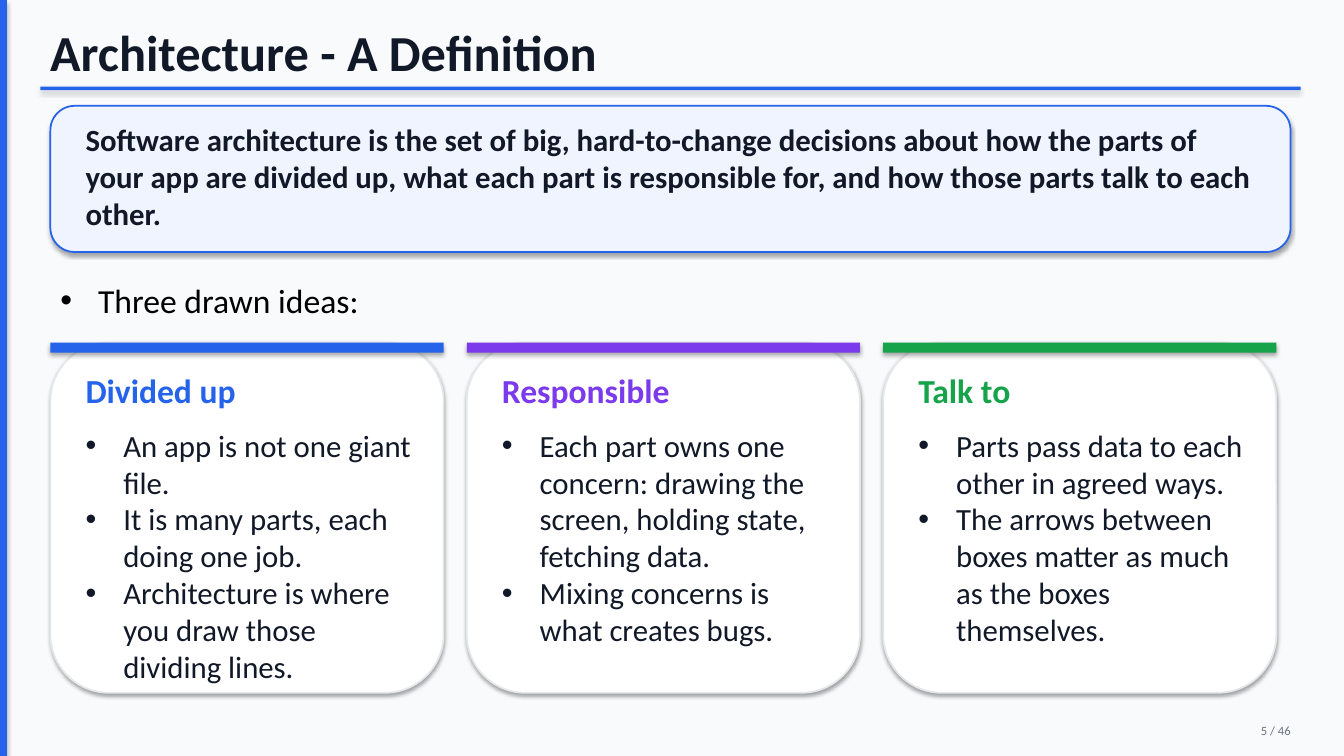
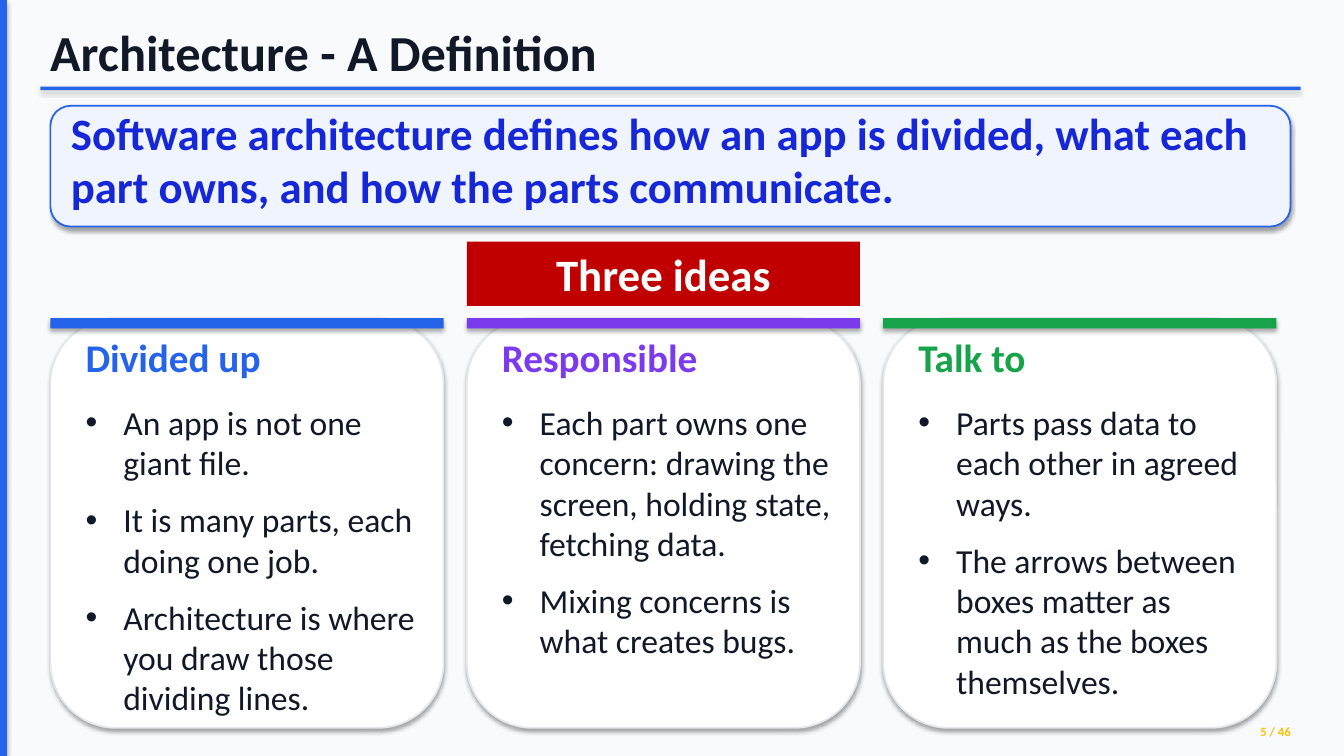
Before and after one commit to wlasitz-jeremy/Mobile-Application-Development-CPRG-303, a slide deck: slide 5 of Unit 3/Mobile_Architecture_updated.pptx. Drawn at 1344x756 pixels with LibreOffice and Linux fonts; fonts in the diff are those of the drawing; background and template pictures are left out. Boxes give left, top, right and bottom in pixels: in the first picture for what was removed or moved away, otherwise in the second. Text is boxed around its words. In the diff, an @@ line names an element or a change of style, - is before the commit and + after.

```diff
--- a/Unit 3/Mobile_Architecture_updated.pptx
+++ b/Unit 3/Mobile_Architecture_updated.pptx
@@ rounded rectangle resized from (x1=50, y1=106, x2=1291, y2=252) to (x1=50, y1=106, x2=1291, y2=227) @@
@@ text at (x1=71, y1=118, x2=1247, y2=210): text changed; size 22 to 32 pt; text colour #111827 to #1527D7 @@
-Software architecture is the set of big, hard-to-change decisions about how the parts of your app are divided up, what each part is responsible for, and how those parts talk to each other.
+Software architecture defines how an app is divided, what each part owns, and how the parts communicate.
@@ rectangle "Three ideas" resized from (x1=98, y1=289, x2=358, y2=314) to (x1=467, y1=242, x2=860, y2=307) @@
@@ rectangle "Three ideas" at (x1=467, y1=242, x2=860, y2=307): fill none to #C00000 @@
@@ text in rectangle at (x1=556, y1=259, x2=770, y2=292): text changed; size 24 to 32 pt; text colour #000000 to #FFFFFF; bold on @@
-• Three drawn ideas:
+Three ideas
@@ rounded rectangle resized from (x1=50, y1=343, x2=444, y2=693) to (x1=50, y1=319, x2=444, y2=728) @@
@@ text "Divided up" moved from (x1=86, y1=379, x2=236, y2=409) to (x1=86, y1=344, x2=260, y2=378) @@
@@ rounded rectangle resized from (x1=467, y1=343, x2=860, y2=693) to (x1=467, y1=319, x2=860, y2=728) @@
@@ text "Responsible" moved from (x1=502, y1=379, x2=670, y2=409) to (x1=502, y1=344, x2=697, y2=378) @@
@@ rounded rectangle resized from (x1=883, y1=343, x2=1276, y2=693) to (x1=883, y1=319, x2=1276, y2=728) @@
@@ 3 rectangles moved together from (x1=50, y1=343, x2=1276, y2=353) to (x1=50, y1=319, x2=1276, y2=329) @@
@@ size 24 to 28 pt in 3 elements at (x1=86, y1=344, x2=260, y2=378), (x1=502, y1=344, x2=697, y2=378), (x1=918, y1=344, x2=1025, y2=373) @@
@@ text "Talk to" moved from (x1=918, y1=379, x2=1010, y2=404) to (x1=918, y1=344, x2=1025, y2=373) @@
@@ text "An app is not one ..." moved from (x1=123, y1=436, x2=410, y2=684) to (x1=123, y1=412, x2=414, y2=716) @@
@@ text "Each part owns one concern: ..." moved from (x1=540, y1=435, x2=806, y2=647) to (x1=540, y1=411, x2=830, y2=659) @@
@@ size 22 to 24 pt; more space between paragraphs in 3 elements at (x1=540, y1=411, x2=830, y2=659), (x1=123, y1=412, x2=414, y2=716), (x1=956, y1=411, x2=1238, y2=695) @@
@@ text "Parts pass data to each ..." moved from (x1=956, y1=435, x2=1242, y2=642) to (x1=956, y1=411, x2=1238, y2=695) @@
@@ text "5 / 46" at (x1=1260, y1=727, x2=1291, y2=736): text colour #6B7280 to #FFC000, bold on @@
```
Also in this commit, not shown: 40 other slides changed, 36 other files.
